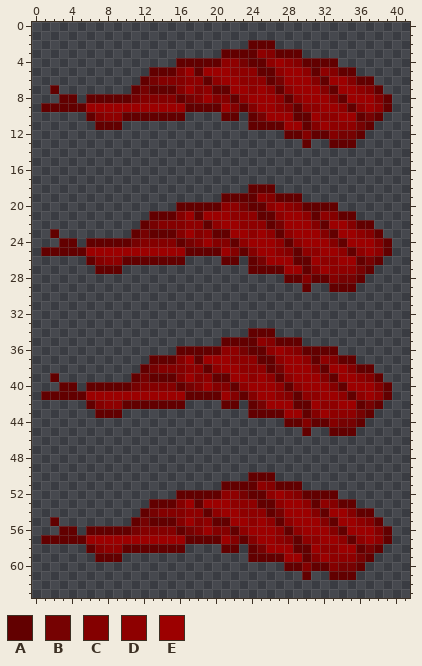
Two versions of one pixel-art sprite, Projectiles/Item/Weapon/CrescentRose/PetalBurst.png. This is how it looked before the edit.
The file is 84x128 pixels, drawn in blocks of 2x2; one block is one cell here.
Palette (. is transparent): A #620000  B #760202  C #840000  D #8e0000  E #9c0000
Pixels before (only the part around the change), first column x 0:
14 ..........................................
15 ..........................................
16 ..........................................
17 ..........................................
18 ........................AAA...............
19 .....................AAAADCAAA............
20 ................AAAAADDBAADEDCAAAA........
21 .............AAACEAEEEDDDAADEEDADCAA......
22 ............ABCCCDDADEEDDDABEEECAEECAA....
23 ..A........ABAAACECDAAEEDEDADEEECAEEDCA...
24 ...AA.AAAAABCCCCABCECCADEEEDADEEECAEEECA..
25 .AAAAAEEEEEEEEEEEAAAAECACEEDCADDEEDADEDA..
26 ......ACDDAAAAAAA....AA.ABEEEAAEDDEEABA...
27 .......AAA..............AAAAEEACEDDDBA....
28 ............................AACAACBBA.....
29 ..............................A..AAA......
30 ..........................................
31 ..........................................
32 ..........................................
33 ..........................................
34 ........................AAA...............
35 .....................AAAADCAAA............
36 ................AAAAADDBAADEDCAAAA........
37 .............AAACEAEEEDDDAADEEDADCAA......
38 ............ABCCCDDADEEDDDABEEECAEECAA....
39 ..A........ABAAACECDAAEEDEDADEEECAEEDCA...
40 ...AA.AAAAABCCCCABCECCADEEEDADEEECAEEECA..
41 .AAAAAEEEEEEEEEEEAAAAECACEEDCADDEEDADEDA..
42 ......ACDDAAAAAAA....AA.ABEEEAAEDDEEABA...
43 .......AAA..............AAAAEEACEDDDBA....
44 ............................AACAACBBA.....
45 ..............................A..AAA......
46 ..........................................
47 ..........................................
48 ..........................................
49 ..........................................
50 ........................AAA...............
51 .....................AAAADCAAA............
52 ................AAAAADDBAADEDCAAAA........
53 .............AAACEAEEEDDDAADEEDADCAA......
54 ............ABCCCDDADEEDDDABEEECAEECAA....
55 ..A........ABAAACECDAAEEDEDADEEECAEEDCA...
56 ...AA.AAAAABCCCCABCECCADEEEDADEEECAEEECA..
57 .AAAAAEEEEEEEEEEEAAAAECACEEDCADDEEDADEDA..
58 ......ACDDAAAAAAA....AA.ABEEEAAEDDEEABA...
59 .......AAA..............AAAAEEACEDDDBA....
60 ............................AACAACBBA.....
61 ..............................A..AAA......
62 ..........................................
63 ..........................................
After:
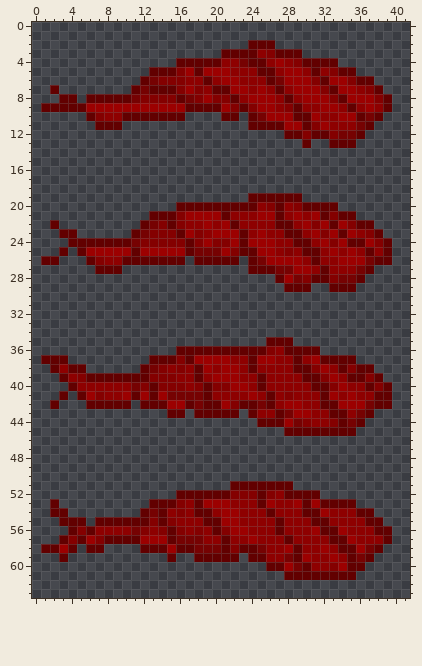
Difference:
Changed rows in their new state; - is an unchanged pixel.
first column x 1:
18 -----------------------...-------------
19 --------------------...-AA-------------
20 --------------------AAA-DCA------------
21 -----------------E--A---EEAD--EA-------
22 -A------------A---E--A---DAAD--EA------
23 -.AA--------CCCA---EE-A---DAAD--EA-----
24 --.-A----------CA----EA----DAAD--EAA---
25 ..-.------A------BBB---A----DAAD--E-A--
26 AA---------------AAA--------EDA----E--A
27 --------------------------BB-EDA-------
28 --------------------------AEB----------
29 ---------------------------AA----------
first column x 1:
34 -----------------------...-------------
35 --------------------.....A--.----------
36 --------------------AAA--CDAA--..------
37 AAA-------------AE-----AEE-DA-EAA------
38 -ADAA---------D--AE----A-DDDAA-EDA-----
39 -.ADCAAAAA-ACCCDDA-EE-D-A-D-DAA-EDAA---
40 --.-DDDDDD--A--CD-A--EEDAD-D-DAA-EDDA--
41 ..-.--CDD-A-A-BBBB-DDDDEDA--D--A--E-DA-
42 -A----AAA-.---EEABAAECA--AD-EDDAA--E--A
43 ------...-----AA-AAAAA--DD-B-EDDAA-----
44 ------------------------AAAEB-DD-A-----
45 ---------------------------AA-AA-------
first column x 1:
50 -----------------------...------------
51 --------------------.---AA--.---------
52 --------------------ACCC-CDAA--..-----
53 -A--------------D--------E-D-AEAA-----
54 -AA----------AD--A--------DDDAAEDDD---
55 -.AAA-AAAA-AC-CDDDA-E-D-D---DDAADDD-A-
56 --.-C-DDDD--D-ACD-DA-EEDDDAD-D-AAEDDDA
57 ..-C--CAAAA---ABBBDDADDEDD-AD--DAAE-D-
58 AAEA--A....---E-ABBB-CA--DD--DDE-AAE--
59 --A---...-----A--AAAAA---DDBAEDDE-A---
60 -------------------------AAEBADD-EA---
61 ---------------------------AA-AA------
Pixel boxes of the changes (left, top, right, bottom) in both pictures:
changed: (131, 184, 392, 292)
changed: (41, 220, 86, 265)
changed: (41, 328, 392, 580)
